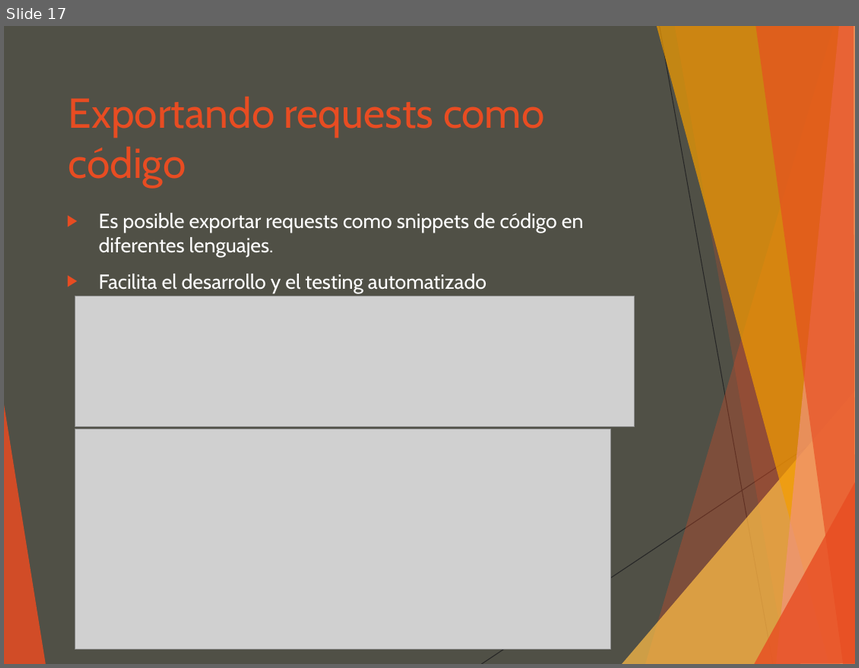
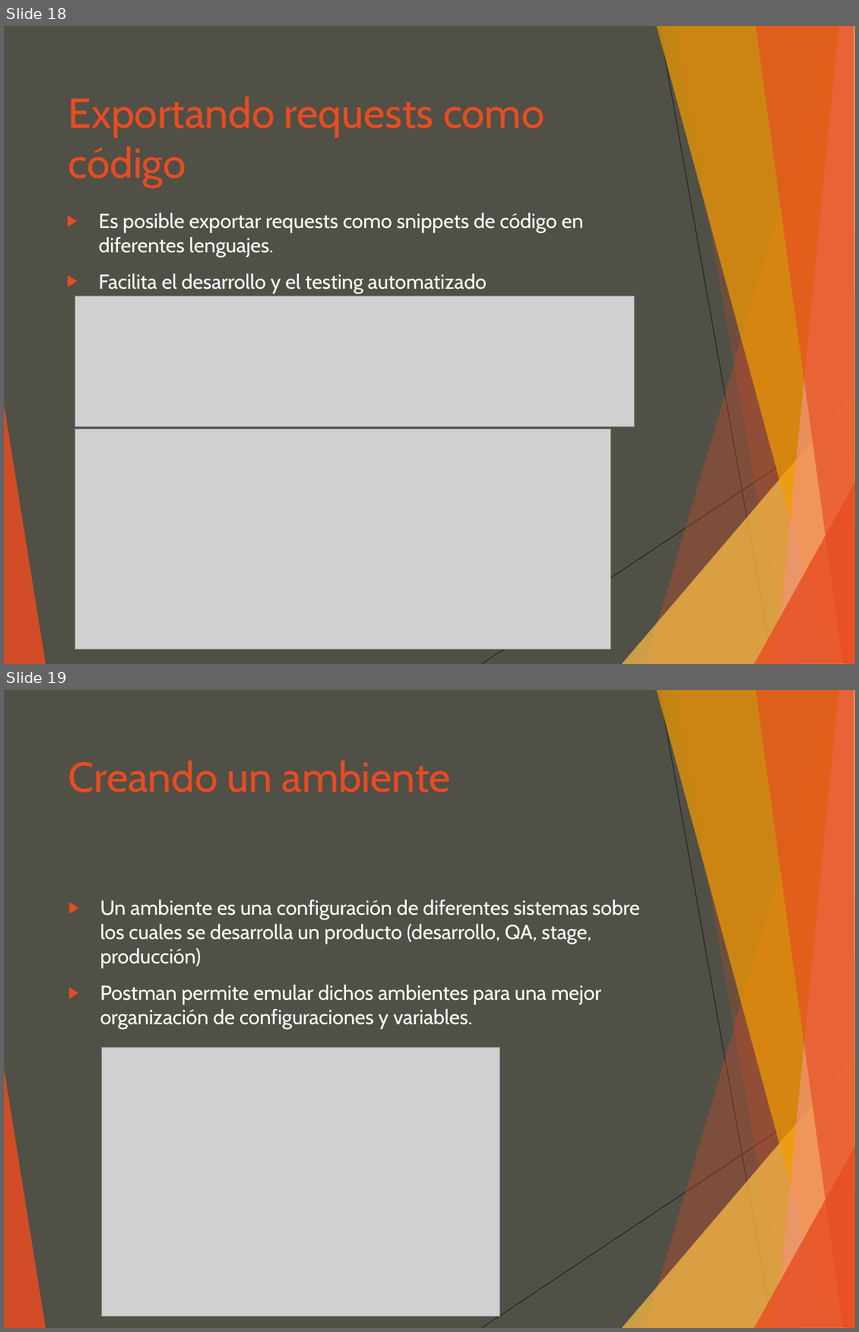
Before and after one commit to luisgepeto/PostmanCourse, a slide deck: Presentacion.ppt. Shown one above the other, each under a label of ours: slide 17 before the commit, slides 18 and 19 after it. The pictures are 859x668 and 859x1332 pixels, drawn with LibreOffice and Linux fonts; fonts in the diff are those of the drawing; grey boxes stand for pictures. Boxes give left, top, right and bottom in pixels: in the first picture for what was removed or moved away, otherwise in the second. Text is boxed around its words. In the diff, an @@ line names an element or a change of style, - is before the commit and + after.

```diff
--- a/Presentacion.ppt
+++ b/Presentacion.ppt
@@ slide 19 added at [4, 690, 855, 1328], background #505046; not listed: 10 template elements that a slide beside it also shows @@
@@ title added at [69, 760, 451, 793], 39 pt, text #E84C22 @@
+Creando un ambiente
@@ text added at [101, 900, 640, 1030], 19 pt, text #FFFFFF @@
+▶ Un ambiente es una configuración de diferentes sistemas sobre los cuales se desarrolla un producto (desarrollo, QA, stage, producción)
+▶ Postman permite emular dichos ambientes para una mejor organización de configuraciones y variables.
@@ picture added at [101, 1048, 500, 1316] @@
@@ what was slide 17 is now slide 18 @@
```
Also in this commit, not shown: 6 other slides added, 5 other files.
